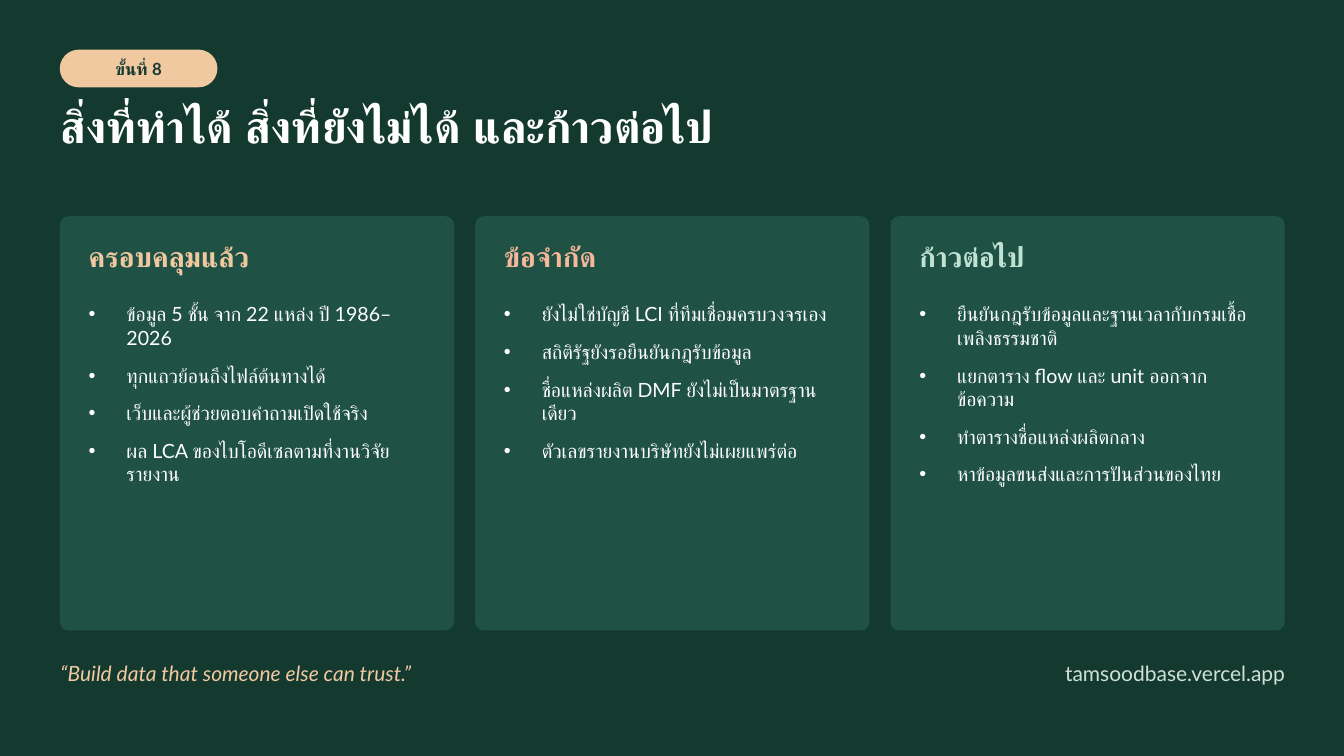
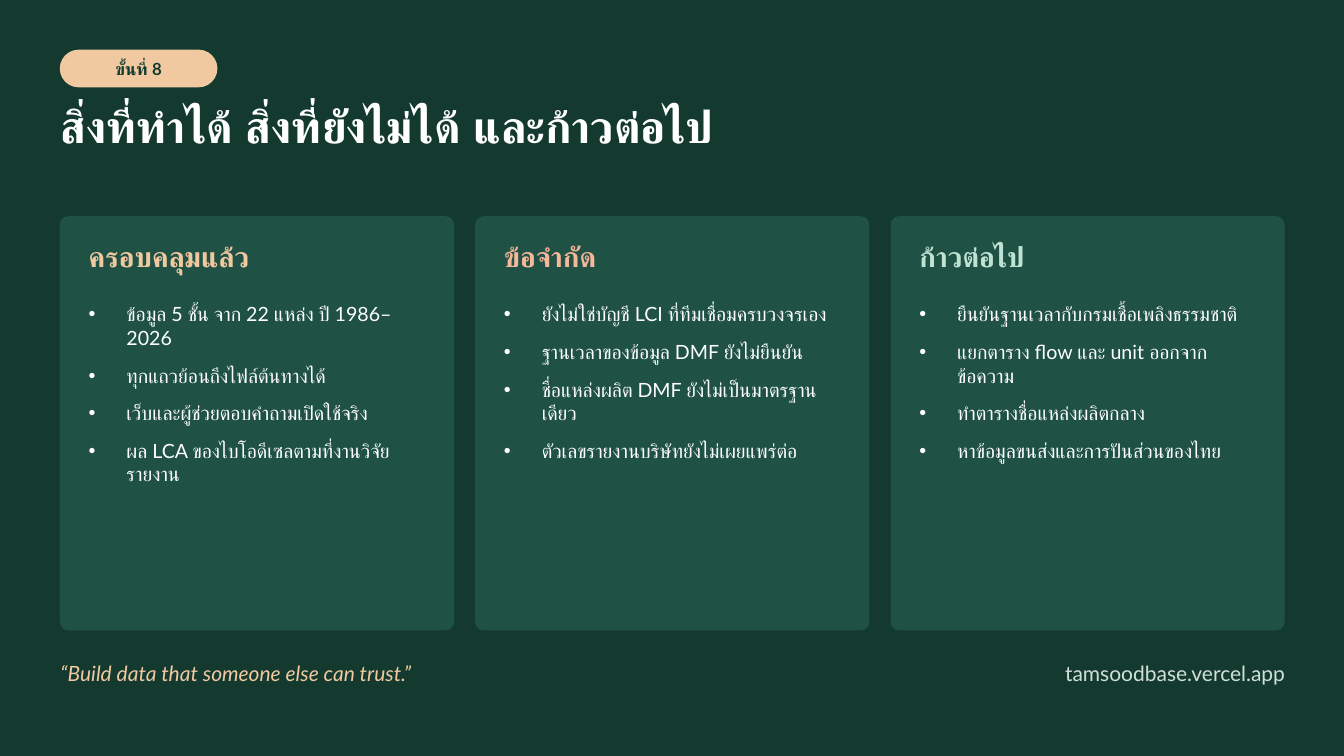
Before and after one commit to Neroadawat/TamsoodBase, a slide deck: slide 10 of output/m4/S2-G05_M4_Slides.pptx. Drawn at 1344x756 pixels with LibreOffice and Linux fonts; fonts in the diff are those of the drawing. Boxes give left, top, right and bottom in pixels: in the first picture for what was removed or moved away, otherwise in the second. Text is boxed around its words. In the diff, an @@ line names an element or a change of style, - is before the commit and + after.

```diff
--- a/output/m4/S2-G05_M4_Slides.pptx
+++ b/output/m4/S2-G05_M4_Slides.pptx
@@ text at [957, 306, 1237, 327]: text changed @@
-• ยืนยันกฎรับข้อมูลและฐานเวลากับกรมเชื้อเพลิงธรรมชาติ
+• ยืนยันฐานเวลากับกรมเชื้อเพลิงธรรมชาติ
@@ text at [542, 344, 804, 365]: text changed @@
-• สถิติรัฐยังรอยืนยันกฎรับข้อมูล
+• ฐานเวลาของข้อมูล DMF ยังไม่ยืนยัน
```
Also in this commit, not shown: 1 other slide changed, 20 other files.
